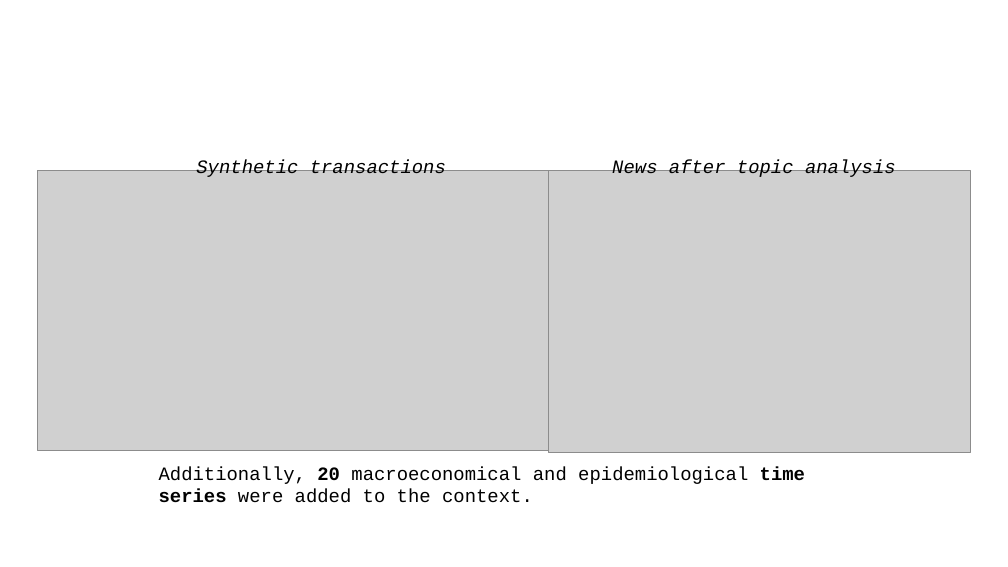
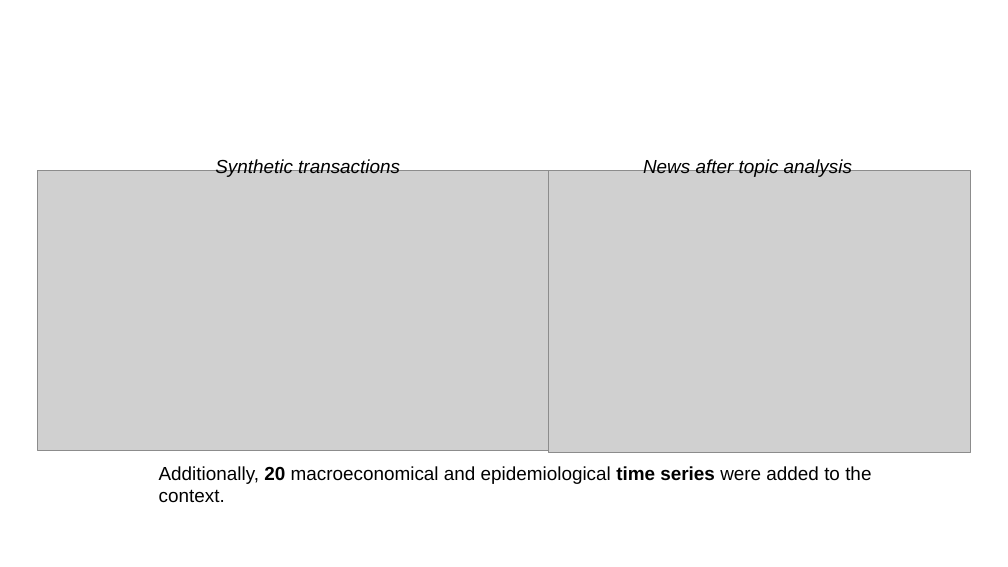
Before and after one commit to Dormant512/nir-presentation, a slide deck: slide 5 of Grig-nir-1.pptx (slide 4 before the commit). Drawn at 1008x567 pixels with LibreOffice and Linux fonts; fonts in the diff are those of the drawing; grey boxes stand for pictures; background and template pictures are left out. Boxes give left, top, right and bottom in pixels: in the first picture for what was removed or moved away, otherwise in the second. Text is boxed around its words. In the diff, an @@ line names an element or a change of style, - is before the commit and + after.

```diff
--- a/Grig-nir-1.pptx
+++ b/Grig-nir-1.pptx
@@ text "Synthetic transactions": place and size @@
-text "Synthetic transactions" at (196,160,446,177)
+text "Synthetic transactions" at (215,159,400,177)
@@ font Courier New to Arial in 3 elements at (159,466,871,503), (215,159,400,177), (643,159,852,177) @@
@@ text "News after topic analysis": place and size @@
-text "News after topic analysis" at (612,160,896,177)
+text "News after topic analysis" at (643,159,852,177)
```
Also in this commit, not shown: 8 other slides changed, 1 slide added, 6 other files.
